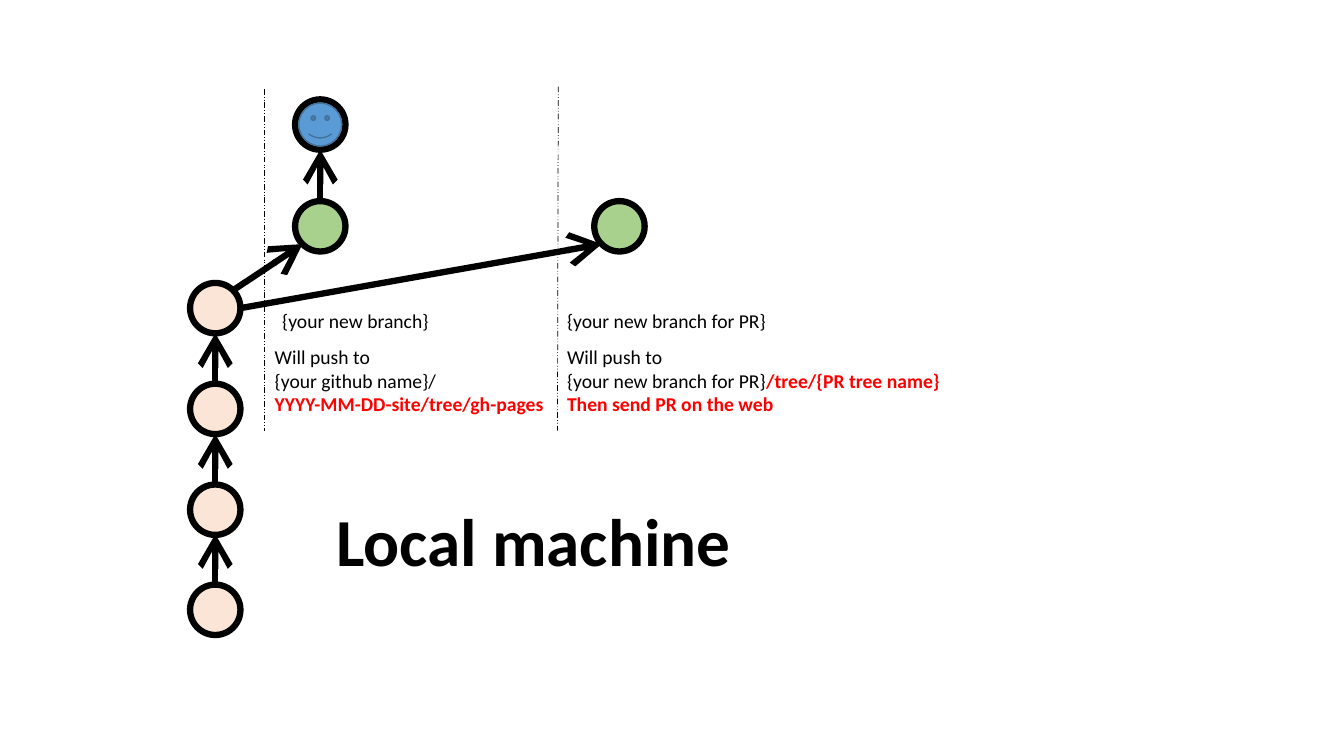
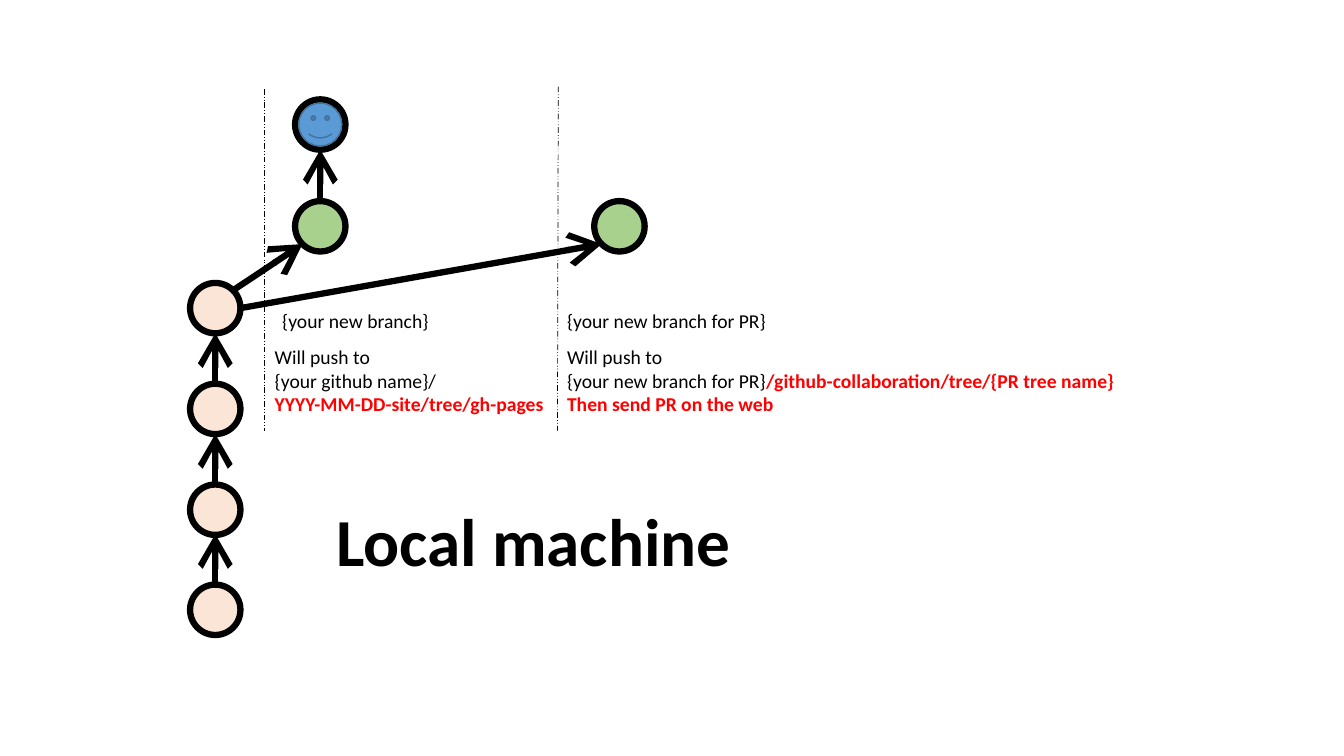
Before and after one commit to HaveF/github-collaboration, a slide deck: slide 8 of figure_source.pptx. Drawn at 1344x756 pixels with LibreOffice and Linux fonts; fonts in the diff are those of the drawing. Boxes give left, top, right and bottom in pixels: in the first picture for what was removed or moved away, otherwise in the second. Text is boxed around its words. In the diff, an @@ line names an element or a change of style, - is before the commit and + after.

Commit message:
DOC fix a bug in `local.png`
	modified:   figure_source.pptx
	modified:   local.png

```diff
--- a/figure_source.pptx
+++ b/figure_source.pptx
@@ text at [567, 373, 1114, 392]: text changed; text colour #000000 to #FF0000; bold on @@
-{your new branch for PR}/tree/{PR tree name}
+{your new branch for PR}/github-collaboration/tree/{PR tree name}
```
Also in this commit, not shown: 1 other file.
